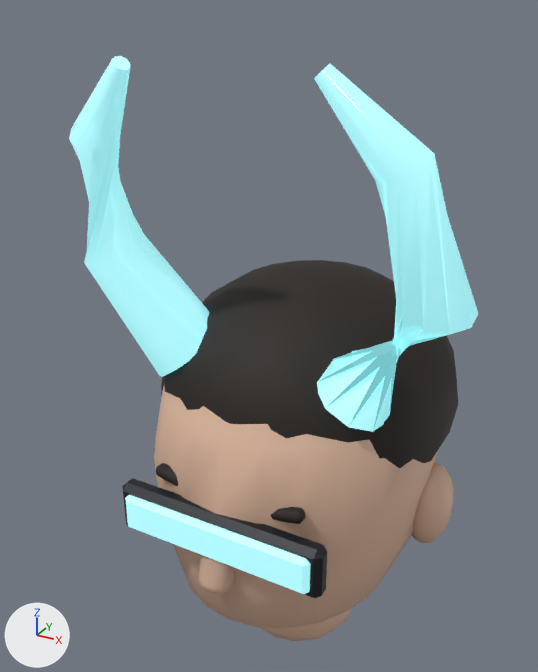
The glTF model assets/models/coder_head_9.glb as it was, and as the next commit left it.
The view is the same before and after, from a camera (50 mm lens) standing at (0.211, -0.432, 0.451) and looking at (-0.026, -0.002, 0.236). Arrows for +X, +Y and +Z are at lower left; the lights stay in place. The picture after the commit comes second. Vertices at exactly the same position are counted once.

Objects in the first picture: 'CoderPart'.
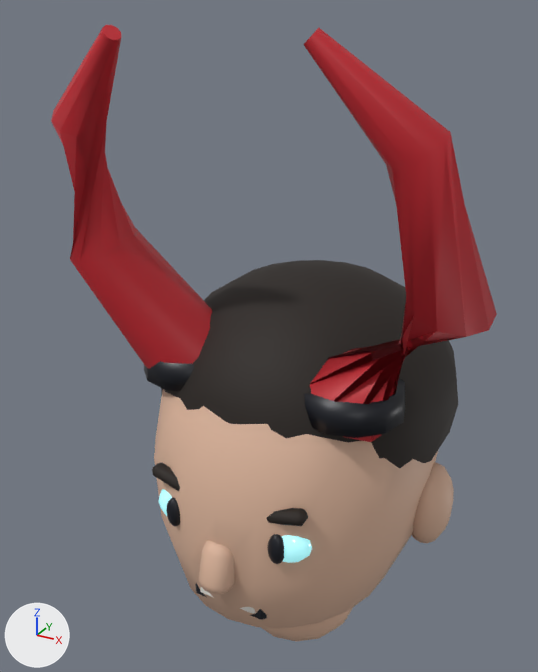
Boxes [x1, y1, x2, y2] around the edits, measured in the pictures (538 x 672 px; the box of a moved part takes in the faces that stretch with it):
'CoderPart', reshaped (9% wider): before [69, 56, 478, 641]; after [51, 25, 497, 641]
part 1 of me_coderpartmesh, moved or reshaped (not visible before): after [200, 587, 256, 614]
part 2 of me_coderpartmesh, added: after [166, 498, 180, 526]
part 3 of me_coderpartmesh, added: after [267, 534, 284, 564]
part 4 of me_coderpartmesh, added: after [144, 361, 195, 391]
part 5 of me_coderpartmesh, moved or reshaped: before [122, 478, 327, 599]; after [196, 583, 267, 620]
part 6 of me_coderpartmesh, added: after [304, 379, 405, 438]
part 7 of me_coderpartmesh, rebuilt (18% wider, 12% taller): before [314, 64, 478, 432]; after [303, 28, 497, 442]
part 8 of me_coderpartmesh, rebuilt (15% wider, 7% taller): before [69, 56, 209, 377]; after [51, 25, 212, 369]
part 9 of me_coderpartmesh, deleted: before [125, 494, 310, 594]
part 10 of me_coderpartmesh, moved or reshaped: before [156, 463, 306, 518]; after [153, 463, 310, 562]
part 11 of me_coderpartmesh, recoloured: [154, 299, 419, 623] in both
part 12 of me_coderpartmesh, recoloured: after [283, 542, 312, 563]

The change, as a list of edits to the scene's bpy script:
```text
Add mat_crimson:
    mat_crimson = bpy.data.materials.new('crimson')
    # nodes: BsdfPrincipled, Mix, OutputMaterial, VertexColor
    # colours: red #c82430, mixed with the vertex colours
Change me_coderpartmesh:
    used by ob_coderpart; location = (0.0, 0.0, 0.0)
    remove me_coderpartmesh.from_pydata(...)  # 1288 vertices, 2508 faces; spans x -0.13..0.13, y -0.128..0.13, z -0.018..0.428
    add me_coderpartmesh.from_pydata(...)  # 1312 vertices, 2552 faces; spans x -0.14..0.14, y -0.128..0.13, z -0.018..0.443
    me_coderpartmesh part 1: the loose piece of 24 vertices spanning x -0.018..0.018, y -0.103..-0.095, z 0.084..0.091 is scaled about its middle by (1.24, 0.667, 1.19), then moved by (0.0, -0.006, 0.002), in mat_ivory
    me_coderpartmesh part 2: a new loose piece, a UV sphere (10 segments, 8 rings, poles along z) spanning x -0.044..-0.032, y -0.113..-0.103, z 0.137..0.159, in mat_coal
    me_coderpartmesh part 3: a new loose piece, a UV sphere (10 segments, 8 rings, poles along z) spanning x 0.032..0.044, y -0.113..-0.103, z 0.137..0.159, in mat_coal
    me_coderpartmesh part 4: a new loose piece, a 12-sided cut cone along z (radius 0.035 at the low end, 0.033 at the high end) spanning x -0.093..-0.023, y -0.085..-0.015, z 0.223..0.241, in mat_coal
    me_coderpartmesh part 5: the loose piece of 24 vertices spanning x -0.073..0.073, y -0.121..-0.107, z 0.13..0.166 is scaled about its middle by (0.37, 0.701, 0.365), then moved by (0.0, 0.013, -0.06)
    me_coderpartmesh part 6: a new loose piece, a 12-sided cut cone along z (radius 0.035 at the low end, 0.033 at the high end) spanning x 0.023..0.093, y -0.085..-0.015, z 0.223..0.241, in mat_coal
    me_coderpartmesh part 7: the loose piece of 40 vertices spanning x 0.037..0.13, y -0.109..-0.023, z 0.219..0.428 is rebuilt with 40 vertices and now spans x 0.033..0.14, y -0.117..-0.019, z 0.213..0.443, in mat_crimson
    me_coderpartmesh part 8: the loose piece of 40 vertices spanning x -0.13..-0.037, y -0.109..-0.023, z 0.219..0.428 is rebuilt with 40 vertices and now spans x -0.14..-0.033, y -0.117..-0.019, z 0.213..0.443, in mat_crimson
    me_coderpartmesh part 9: the loose piece of 24 vertices spanning x -0.067..0.067, y -0.125..-0.115, z 0.135..0.161 is deleted
    me_coderpartmesh part 10: 134 vertices moved from x -0.054..0.054, y -0.11..-0.086, z 0.135..0.178 to x -0.057..0.057, y -0.11..-0.086, z 0.134..0.178; 144 vertices removed from x -0.046..0.053, y -0.11..-0.087, z 0.136..0.161; 86 vertices added at x -0.054..0.051, y -0.11..-0.086, z 0.134..0.162
    me_coderpartmesh part 11: 219 kept faces spanning x -0.102..0.105, y -0.128..0.004, z 0.072..0.274 get new vertex colours
    me_coderpartmesh part 12: 35 faces spanning x 0.022..0.057, y -0.11..-0.086, z 0.138..0.153 switch from mat_iris to mat_teal
    other edits to the shape of me_coderpartmesh do not show in these pictures
    add me_coderpartmesh.materials.append(mat_crimson)
```
